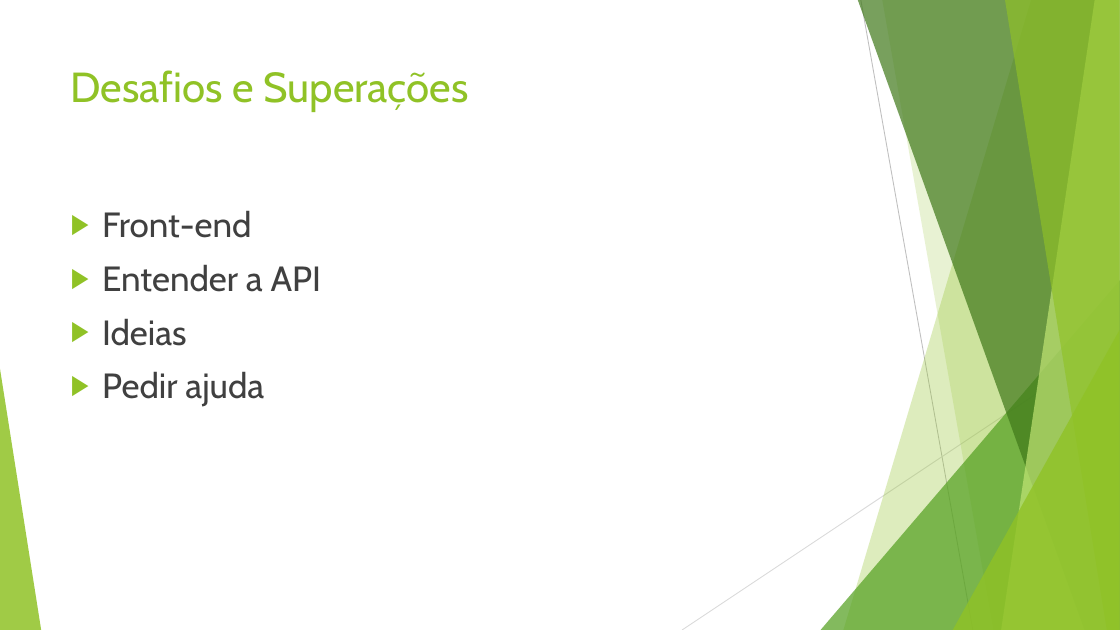
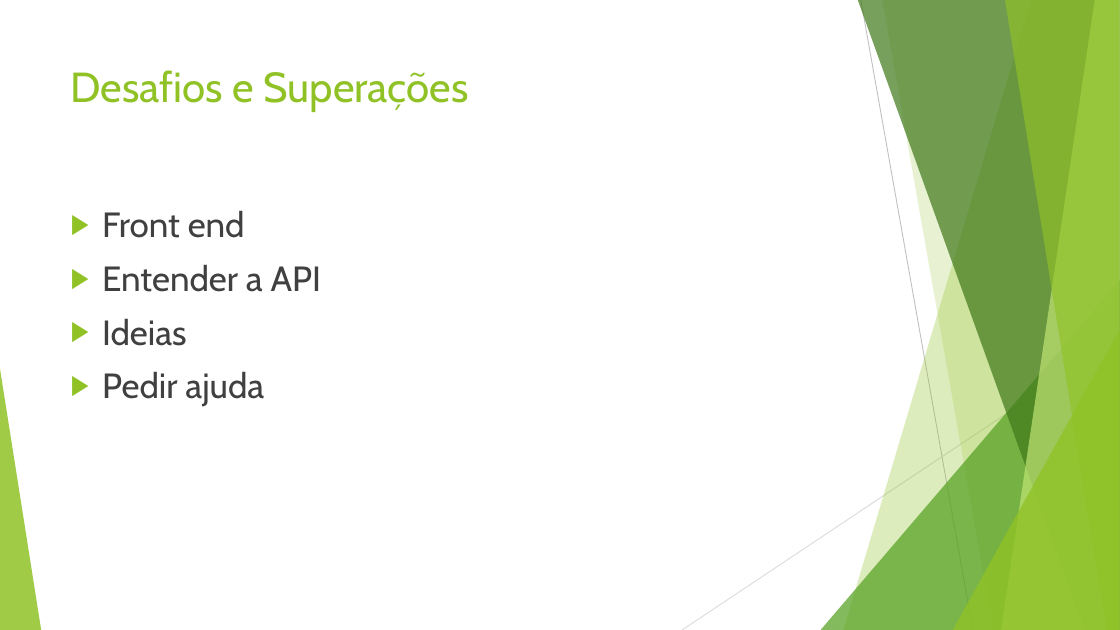
Before and after one commit to sitavares/projeto_individual_sptech, a slide deck: slide 10 of ppt/Projeto Individual.pptx. Drawn at 1120x630 pixels with LibreOffice and Linux fonts; fonts in the diff are those of the drawing. Boxes give left, top, right and bottom in pixels: in the first picture for what was removed or moved away, otherwise in the second. Text is boxed around its words. In the diff, an @@ line names an element or a change of style, - is before the commit and + after.

```diff
--- a/ppt/Projeto Individual.pptx
+++ b/ppt/Projeto Individual.pptx
@@ text at (102, 210, 245, 238): text changed @@
-▶ Front-end
+▶ Front end
```
Also in this commit, not shown: 3 other slides changed, 2 other files.
